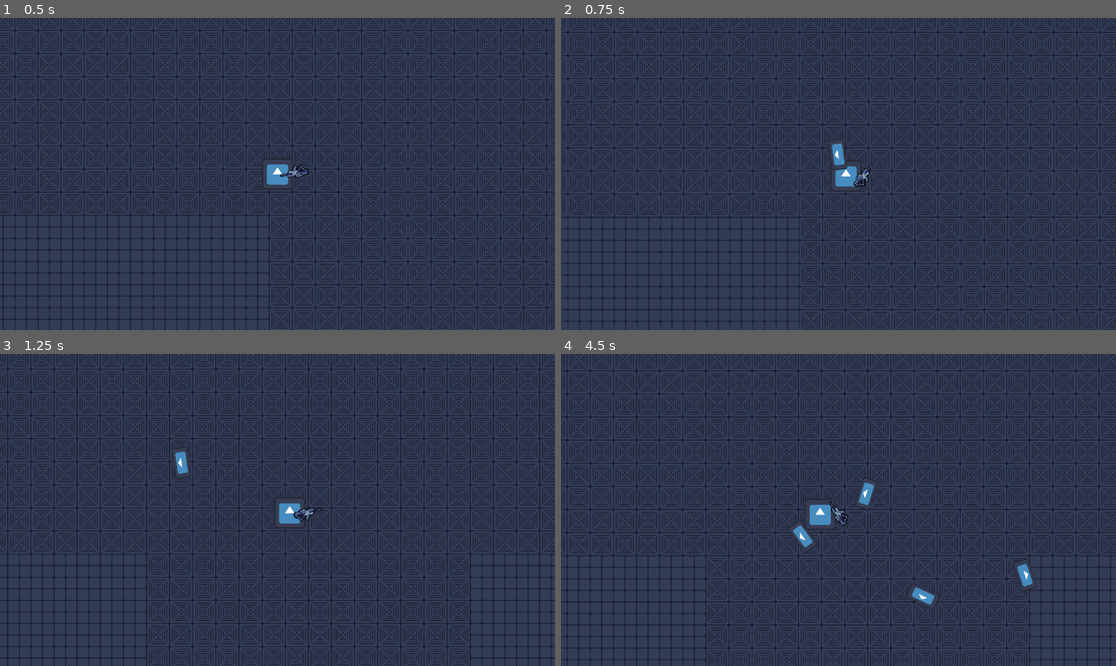
Above: before the commit, frames 1-4 (two rows, left to right).
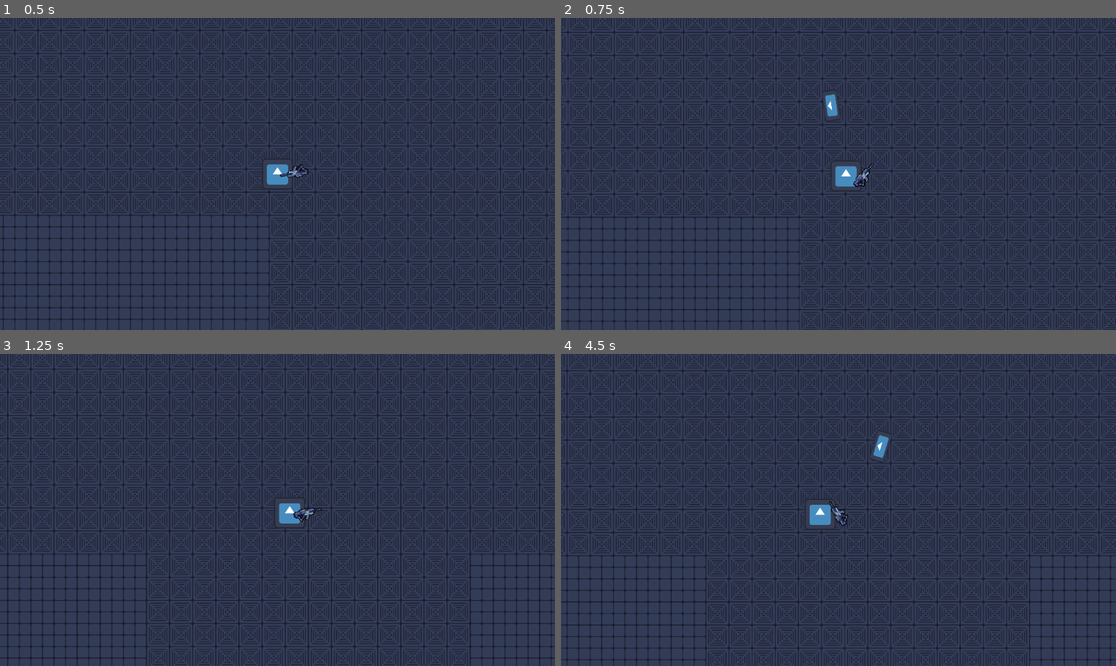
Above: after the commit, the same moments.

Repository: PieIsSpy/Scrapheap
Game: Godot game, scene res://scenes/arena.tscn
The game is run twice, just before and just after one commit, with the same random seed, the same clock (stepped at 60 frames per second) and the same inputs. The engine's default icon, where the game draws it, is replaced by a stand-in: a white triangle on a blue panel in a dark square.
Inputs (mouse positions are in pixels of both pictures, inside the frame that each line leads up to):
- Up to frame 1 (0.5 s): no input
- Up to frame 2 (0.75 s): move the mouse to (960, 158) at 0.52 s; hold D (Right) from 0.53 s (still down); click (960, 158) at 0.6 s
- Up to frame 3 (1.25 s): keep holding D (Right)
- Up to frame 4 (4.5 s): move the mouse to (727, 525) at 1.27 s; release D (Right) at 1.28 s; hold S (Down) 1.28-2.03 s; click (727, 525) at 1.35 s; move the mouse to (894, 441) at 2.02 s; hold D (Right) 2.03-2.78 s; click (894, 441) at 2.1 s; move the mouse to (810, 572) at 2.77 s; hold W (Up) 2.78-3.53 s; click (810, 572) at 2.85 s; move the mouse to (1005, 556) at 3.52 s; hold A (Left) from 3.53 s (still down); click (1005, 556) at 3.6 s; move the mouse to (672, 463) at 4.27 s; click (672, 463) at 4.35 s

Frame 1 is identical in both runs. In frame 2, 0.3% of the frame differs, in the area x 47-52%, y 22-49%; in frame 3, 0.1%; in frame 4, 0.8%, in the area x 40-86%, y 24-82%.

Commit message:
feat: changed fire rate and bullet speed of player gun

Diff:
--- a/components/bullet/bullet.gd
+++ b/components/bullet/bullet.gd
@@ -3,7 +3,7 @@
 @onready var AnimPlayer: AnimationPlayer = $AnimationPlayer
 @onready var RayCast: RayCast2D = $RayCast2D
 
-var speed: float = 120.0
+var speed: float = 1000.0
 
 func _physics_process(delta: float) -> void:
 	global_position += Vector2(1, 0).rotated(rotation) * speed * delta
--- a/components/gun/gun.gd
+++ b/components/gun/gun.gd
@@ -6,7 +6,7 @@
 @onready var SpriteShadow: Sprite2D = $RotationOffset/Sprite2D/shadow
 @onready var ShootPos: Marker2D = $RotationOffset/Sprite2D/Marker2D
 
-var fire_rate: float = 0.25
+var fire_rate: float = 0.1
 var can_shoot: bool = true
 
 func _ready() -> void:
